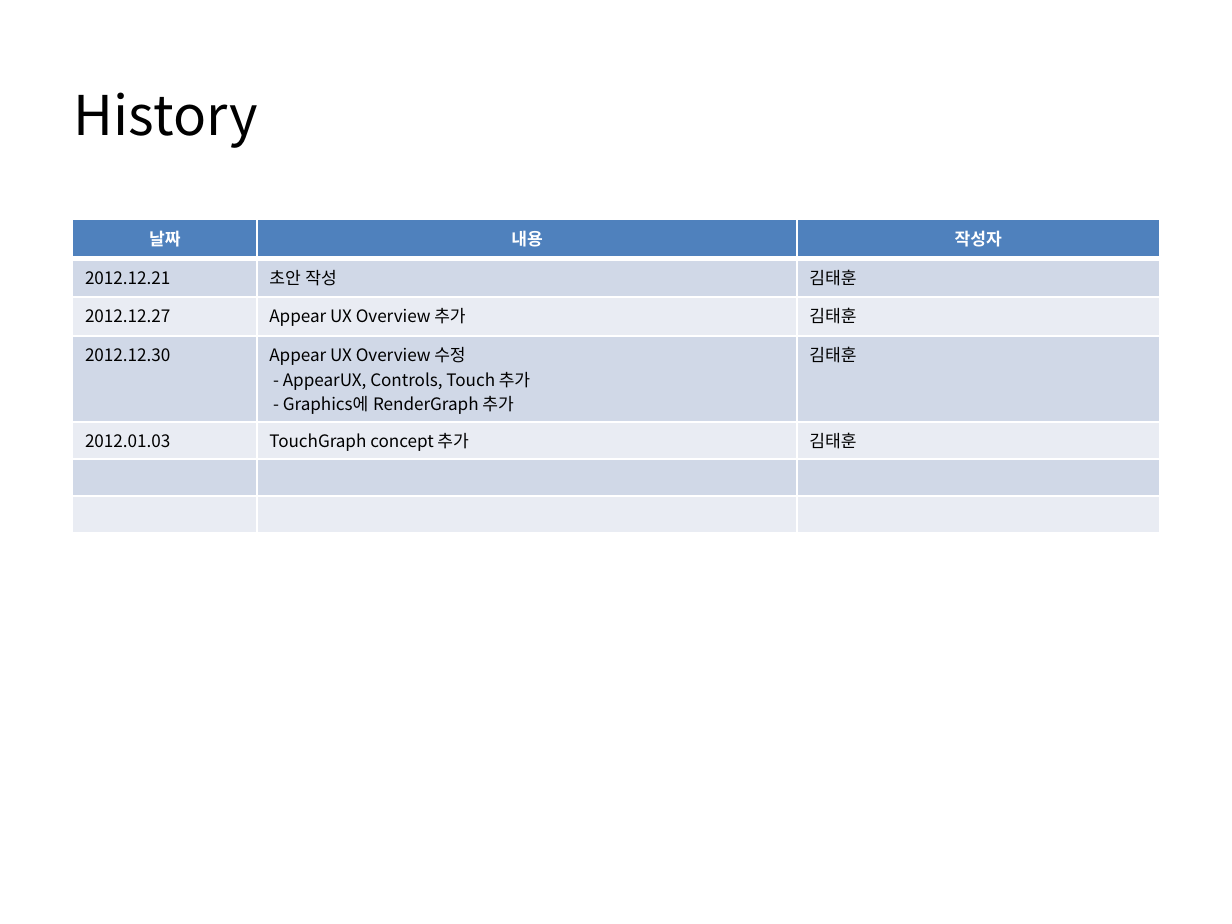
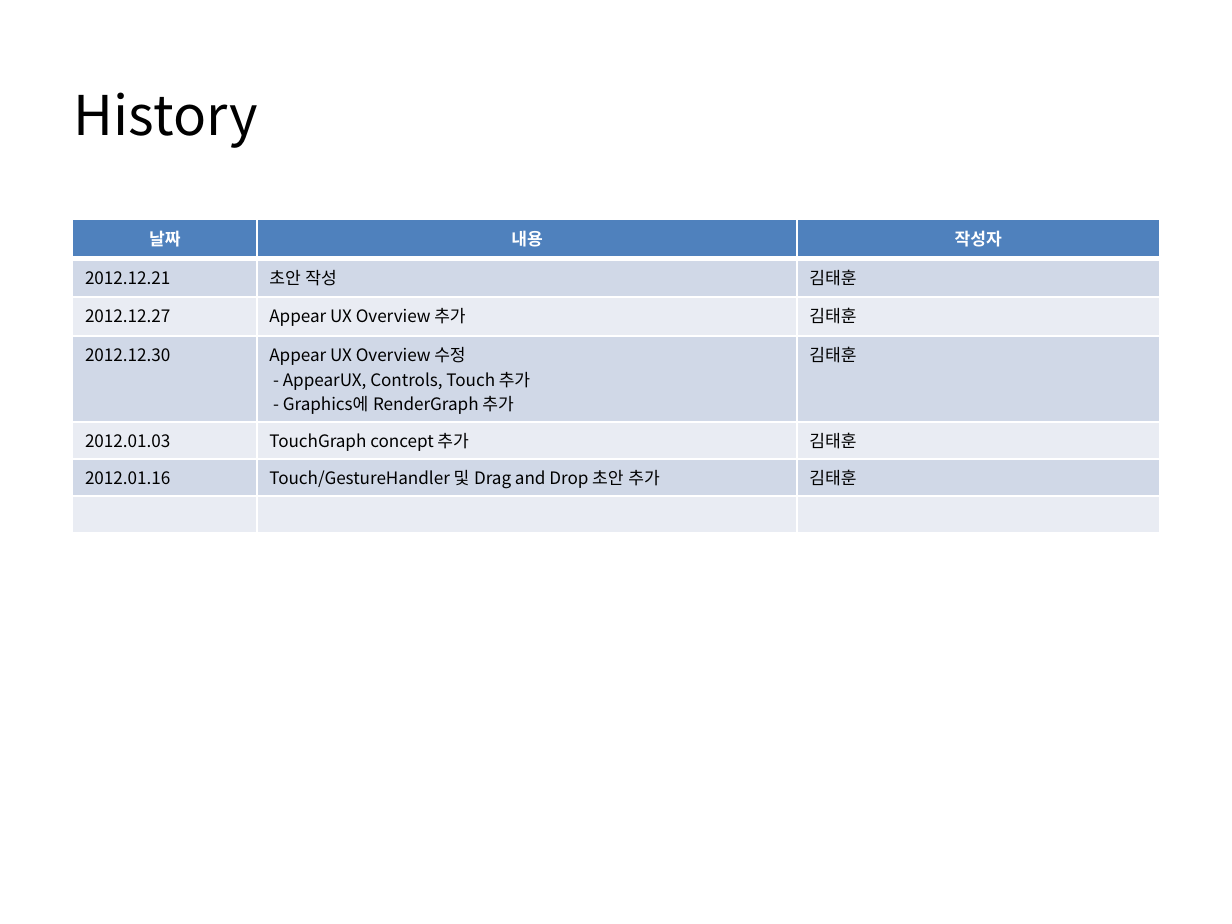
Before and after one commit to Raftel/Storygraph, a slide deck: slide 2 of Storygraph/docs/Appear UX + Storygraph.pptx. Drawn at 1232x924 pixels with LibreOffice and Linux fonts; fonts in the diff are those of the drawing. Boxes give left, top, right and bottom in pixels: in the first picture for what was removed or moved away, otherwise in the second. Text is boxed around its words. In the diff, an @@ line names an element or a change of style, - is before the commit and + after.

Commit message:
Gesture 및 Drag and Drop 컨셉관련 문서 추가.

```diff
--- a/Storygraph/docs/Appear UX + Storygraph.pptx
+++ b/Storygraph/docs/Appear UX + Storygraph.pptx
@@ table at <box>73,219,1159,513</box> @@
+row 6: 2012.01.16 | Touch/GestureHandler 및 Drag and Drop 초안 추가 | 김태훈
-row 7:  |  | 
```
Also in this commit, not shown: 1 other slide changed, 10 slides added.
